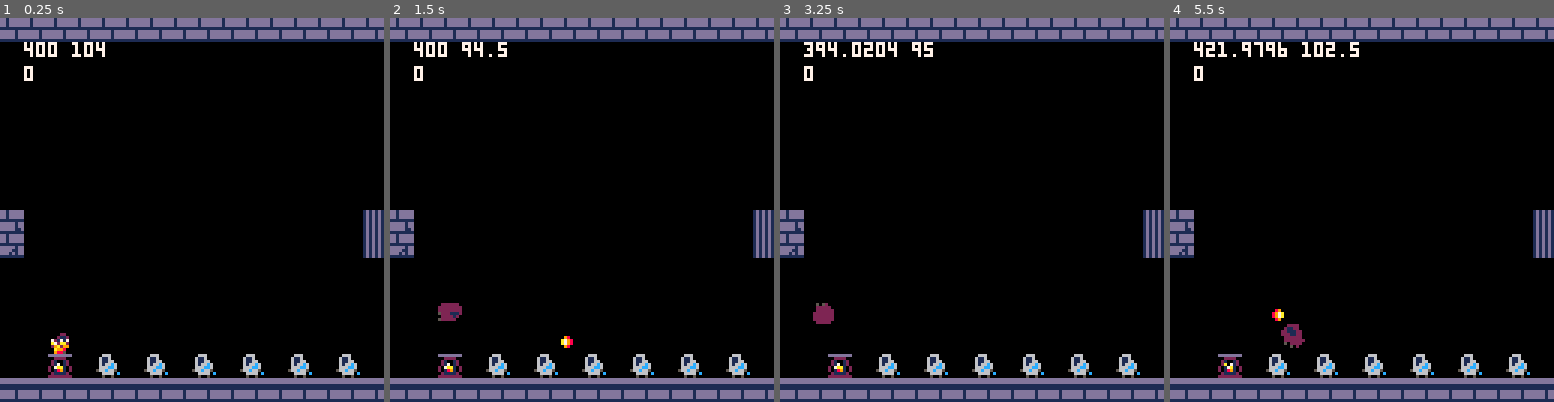
Above: before the commit, frames 1-4 (left to right).
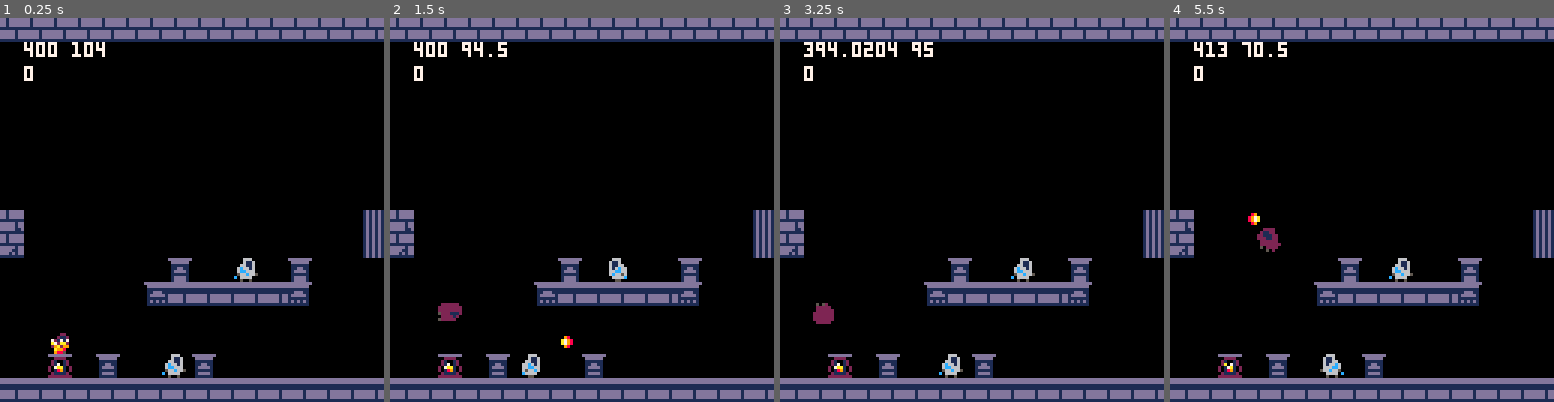
Above: after the commit, the same moments.

Repository: NunoDasNeves/pathofagni-pico8
Game: PICO-8 cartridge jumper.p8
Two runs of this game, one before a commit and one after it. Both use one fixed random seed, a clock stepped at 60 frames per second and the inputs below.
Inputs:
- Up to frame 1 (0.25 s): no input
- Up to frame 2 (1.5 s): tap O (Z key) at 0.33, 0.7, 1.43 s; tap X (X key) at 1.07 s
- Up to frame 3 (3.25 s): hold Left 1.97-2.37 s; tap X (X key) every 0.33 s from 2.07 to 3.07 s; tap O (Z key) at 2.22, 3.1 s; hold Down 2.42-2.82 s; hold Right from 2.87 s (still down)
- Up to frame 4 (5.5 s): tap X (X key) every 0.33 s from 3.4 to 5.4 s; release Right at 3.53 s; hold Up 3.58-4.08 s; tap O (Z key) at 3.98, 4.87 s; hold Right 4.13-4.53 s; hold Down 4.58-5.08 s; hold Left from 5.13 s (still down)

The runs differ from the first frame. In frame 1, 5.2% of the frame differs, in the area x 25-94%, y 62-94%; in frame 2, 5.2%; in frame 3, 5.2%; in frame 4, 6.2%, in the area x 9-94%, y 6-94%.

Commit message:
thrower walking, turn around when hit wall

Diff:
--- a/jumper.p8
+++ b/jumper.p8
@@ -200,6 +200,25 @@
 		w = 7,
 		h = 7,
 		alive = true
+	},
+	[100] = { -- thrower
+	 vx = 0,
+	 vy = 0,
+	 update = update_thrower,
+	 burn = burn_thrower,
+	 rght = true,
+	 w = 8,
+	 h = 8,
+	 hp = 3,
+	 alive = true,
+	 -- coll dimensions
+	 -- todo same as player..
+		ftw = 0.99,
+		ftx = 3,
+		ch = 6.99,
+		cw = 5.99,
+		cx = 1,
+		cy = 1,
 	}
 }
 end
@@ -210,6 +229,28 @@
   l.s = l.i + 1
   curr_lantern = room.i+1
  end
+end
+
+function burn_thrower(t)
+
+end
+
+function update_thrower(t)
+ if (t.rght) then
+  t.vx = 0.75
+ else
+  t.vx = -0.75
+ end
+ local newx = t.x + t.vx
+ local pushx = coll_walls(t,newx)
+ if (pushx != newx) then
+  t.rght = not t.rght
+ end
+ newx = pushx
+
+ t.x = newx
+
+ loop_anim(t,3,2)
 end
 
 function burn_bat(b)
@@ -717,14 +758,14 @@
 00000000001111000111111001100110011111100111111001100110011111100000000000000000010101100101001300000000000000000000000000000000
 00000000000000000100001111111111110000100100001011111111010000100000000000000000010111103301011000000000000000000000000000000000
 00000000000000000100001000000000010000100100001000000000010000100000000000000000110110100301011300000000000000000000000000000000
-dddddddddddddddddddddddddddddddddddddddddddddddd11111111000000000000000000000000010100100101011000000000000000000000000000000000
-0dddddddddddddddddddddddddddddd00dddddd00dddddd000100000000000000000000000000000330100103101011000000000000000000000000000000000
-01111111111111111111111111111110011111100111111000100000000000000000000000000000333100133301011300000000000000000000000000000000
-011ddd11111111111111111111ddd110011dd1100110011000000000000000000000000000000000013100010101011000000000000000000000000000000000
-01ddddd1ddddd1ddddddd1dd1ddddd1001dddd100100001011111111000000000000000000000000010110010101011000000000000000000000000000000000
-01111111ddddd1ddddddd1dd11111110011111100111111000000100000000000000000000000000310110100101011000000000000000000000000000000000
-01d1d1d1ddddd1ddddddd1dd1d1d1d1001dddd100100001000000100000000000000000000000000010111100101011000000000000000000000000000000000
-01d1d1d111111111111111111d1d1d1001dddd100100001000000000000000000000000000000000010111100101011000000000000000000000000000000000
+dddddddddddddddddddddddddddddddddddddddddddddddd11111111dddddddd0000000000000000010100100101011000000000000000000000000000000000
+0dddddddddddddddddddddddddddddd00dddddd00dddddd0001000000dddddd00000000000000000330100103101011000000000000000000000000000000000
+01111111111111111111111111111110011111100111111000100000011111100000000000000000333100133301011300000000000000000000000000000000
+011ddd11111111111111111111ddd110011dd1100110011000000000011dd1100000000000000000013100010101011000000000000000000000000000000000
+01ddddd1ddddd1ddddddd1dd1ddddd1001dddd10010000101111111101dddd100000000000000000010110010101011000000000000000000000000000000000
+01111111ddddd1ddddddd1dd11111110011111100111111000000100011111100000000000000000310110100101011000000000000000000000000000000000
+01d1d1d1ddddd1ddddddd1dd1d1d1d1001dddd10010000100000010001dddd100000000000000000010111100101011000000000000000000000000000000000
+01d1d1d111111111111111111d1d1d1001dddd100100001000000000011111100000000000000000010111100101011000000000000000000000000000000000
 01d1d1d1dd1ddddddd1ddddd1d1d1d1001dddd100100001000000000dddddddddddddddd00000000010101100101011001010110dddddddd0000000000000000
 01d1d1d1dd1ddddddd1ddddd1d1d1d1001dddd1001000010111111110dddddddddddddd0000000003101011031010110310101100dddddd00000000000000000
 01d1d1d1dd1ddddddd1ddddd1d1d1d1001dddd100100001011111111011111111111111000000000310101133101011331010113011111100000000000000000
@@ -757,13 +798,13 @@
 97797a98099a09902010010220189102201891020000000000000000000000000000000000000000000000000000000000000000000000000000000000000000
 8998a998008000000211112002111120021111200000000000000000000000000000000000000000000000000000000000000000000000000000000000000000
 08800880000000002222222222222222222222220000000000000000000000000000000000000000000000000000000000000000000000000000000000000000
-55000500000000000070007007000700006660000066600000666000cccc000cc7c70c000ffff00000666000dddddddd06666000000000000000600000000000
-055055000000000008a707a009a707a0061160000611600006116c000c000ccc0c70c7c7ffff000006c6e6600dddddd006566000000000000696c66600000000
-0055500000055000009a0a80008a0a900611660006116600061166c00c00c00c777c077c00fff00f0666e566002222000655660000000000666cc55600000000
-00050000055555000008a9000009a80006166c600616c660061666cc00c0000cc0c70c000fffff0f00eece560244442006556cf0000000000ccccc5600000000
-000000005500055000009800000089000666cc60066cc66056666650c0000c00c00cc00cf0ffffff06eecc5624444442f666cc6f0000000065cccc5500000000
-00000000500000500000000000000000566c665006c6656006666c00c00c00c0c777c707f0f0fff005eece6c02222f2ff66c66f00000000055cccc0500000000
-000000000000000000000000000000000066660c006666c000666600ccc000c00c7000000000f0f0000e5c00005555500066666c00000000505c550000000000
+55000500000000000070007007000700000666000006660000066600cccc000cc7c70c000ffff00000666000dddddddd06666000000000000000600000000000
+055055000000000008a707a009a707a0000611600006116000c611600c000ccc0c70c7c7ffff000006c6e6600dddddd006566000000000000696c66600000000
+0055500000055000009a0a80008a0a9000661160006611600c6611600c00c00c777c077c00fff00f0666e566002222000655660000000000666cc55600000000
+00050000055555000008a9000009a80006c66160066c6160cc66616000c0000cc0c70c000fffff0f00eece560244442006556cf0000000000ccccc5600000000
+0000000055000550000098000000890006cc6660066cc66005666665c0000c00c00cc00cf0ffffff06eecc5624444442f666cc6f0000000065cccc5500000000
+000000005000005000000000000000000566c66506566c6000c66660c00c00c0c777c707f0f0fff005eece6c02222f2ff66c66f00000000055cccc0500000000
+00000000000000000000000000000000c06666000c66660000666600ccc000c00c7000000000f0f0000e5c00005555500066666c00000000505c550000000000
 00000000000000000000000000000000005005000005500000500500c000cccc000c0c700000f0f0000505000505050500f00f00000000000005050000000000
 06006000d006000000670001dddddddd00000600dddddddd00000000000000000000000000000000000000000000000000000000000000000000000000000000
 06007000d1600000000066d101d11d100060070001d111d000000000000000000000000000000000000000000000000000000000000000000000000000000000
@@ -806,7 +847,7 @@
 12121212121212121212121212121212121212121212121212121212121212121212121212121212121212121212121212121212121212121212121212121212
 12121212121212121212121212121212121212121212121212121212121212121212121212121212121212121212121212121212121212121212121212121212
 __gff__
-0001010101010001010100000000000003010103030100000000000000000000020707020200000303000000000300000607070606000007070707070707070700000000000000000000000000000000000011111101000000000000000000001010000000000000000000000000000008080808080800000000000000000000
+0001010101010001010100000000000003070703030100070000000000000000020707020200000707000000000300000607070606000007070707070707070700000000000000000000000000000000000011111101000000000000000000001000000010000000000000000000000008080808080800000000000000000000
 0000000000000000000000000000000000000000000000000000000000000000000000000000000000000000000000000000000000000000000000000000000000000000000000000000000000000000000000000000000000000000000000000000000000000000000000000000000000000000000000000000000000000000
 __map__
 31212121212121212121212121212121212121212121212121312121212121211a1b1b0b000b001b1a1b001a0b0021212121212121212121212121212121212121212121212121212121212121212121212121212121212121212121212121212121212121212121212121212121212121212121212121212121000000000000
@@ -819,12 +860,12 @@
 23162500000125161625000203030320237100000000000000000000000072201a1b0b0a000a000a0a1b001a0a0000000000000000000000000000000000000000000000000000000000000000000000000000000000000000000000000000000000000000000000000000000000000000000000000000000000000000000000
 23162500000025161625002516161620230606060606060606062712280000301b1a1a1b001b001b1b1b001b1a0000202200000000000000000000000000002022000000000000000000000000000020220000000000000000000000000000202200000000000000000000000000002022000000000000000000000000000020
 23162501000025161625002516161630331616161616161616163722380203040a1b0a0b001b000a1b1b000a1a0000203200000000000000000000000000002032000000000000000000000000000020320000000000000000000000000000203200000000000000000000000000002032000000000000000000000000000020
-23263500000025161625002501161616161616161652161616167573252525001a0a1a1b000b000b1b0a000a1b0000300000000000000000000000000000000000000000000000000000000000000000000000000000000000000000000000000000000000000000000000000000000000000000000000000000000000000000
-23020303030425161625002516161616161616161615161616162525353535001b1b1b0a001b001b1b1b001a0b0000000000000000000000000000000000000000000000000000000000000000000000000000000000000000000000000000000000000000000000000000000000000000000000000000000000000000000000
+23263500000025161625002501161616161616161652161616167573252525001a0a1a1b000b000b1b0a000a1b0000300000000000000014006400001400000000000000000000000000000000000000000000000000000000000000000000000000000000000000000000000000000000000000000000000000000000000000
+23020303030425161625002516161616161616161615161616162525353535001b1b1b0a001b001b1b1b001a0b0000000000000000002712111111112800000000000000000000000000000000000000000000000000000000000000000000000000000000000000000000000000000000000000000000000000000000000000
 2325161616252516162501251012121313161616162516161616253527122810280b0a0a001a001b1a1a000a1b0000000000000000000000000000000000000000000000000000000000000000000000000000000000000000000000000000000000000000000000000000000000000000000000000000000000000000000000
 232516160204251616250025202121232316161616351616161425272121382012281b0b000a520a1a1b001a0b0000000000000000000000000000000000000000000000000000000000000000000000000000000000000000000000000000000000000000000000000000000000000000000000000000000000000000000000
-333526263535352670350035302121333374707414271228163435372121383022382b2a292b2d2b2b2a2e2a2b0000000000520064006400640064006400640000000000000000000000000000000000000000000000000000000000000000000000000000000000000000000000000000000000000000000000000000000000
-21212121212121212121212121212121212121212121212121212121212121212131393c3d3c3d3d3c3c3d3d3e1111111212121212121212121212121212121212121212121212121212121212121212121212121212121212121212121212121212121212121212121212121212121212121212121212121212000000000000
+333526263535352670350035302121333374707414271228163435372121383022382b2a292b2d2b2b2a2e2a2b0000000000520017006400170000000000000000000000000000000000000000000000000000000000000000000000000000000000000000000000000000000000000000000000000000000000000000000000
+21212121212121212121212121212121212121212121212121212121212121212131393c3d3c3d3d3c3c3d3d3e1111111212121212111212121212121212121212121212121212121212121212121212121212121212121212121212121212121212121212121212121212121212121212121212121212121212000000000000
 0000000000000000000000000000000000000000000000000000000000000000000000000000000000000000000000000000000000000000000000000000000000000000000000000000000000000000000000000000000000000000000000000000000000000000000000000000000000000000000000000000000000000000
 0000000000000000000000000000000000000000000000000000000000000000000000000000000000000000000000000000000000000000000000000000000000000000000000000000000000000000000000000000000000000000000000000000000000000000000000000000000000000000000000000000000000000000
 0000000000000000000000000000000000000000000000000000000000000000000000000000000000000000000000000000000000000000000000000000000000000000000000000000000000000000000000000000000000000000000000000000000000000000000000000000000000000000000000000000000000000000
